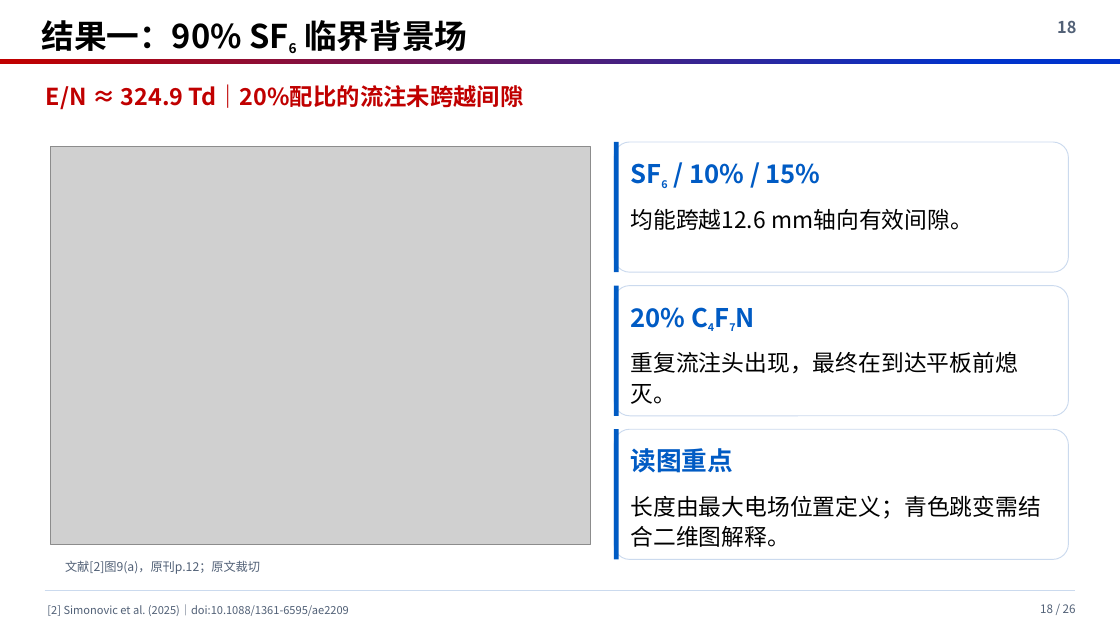
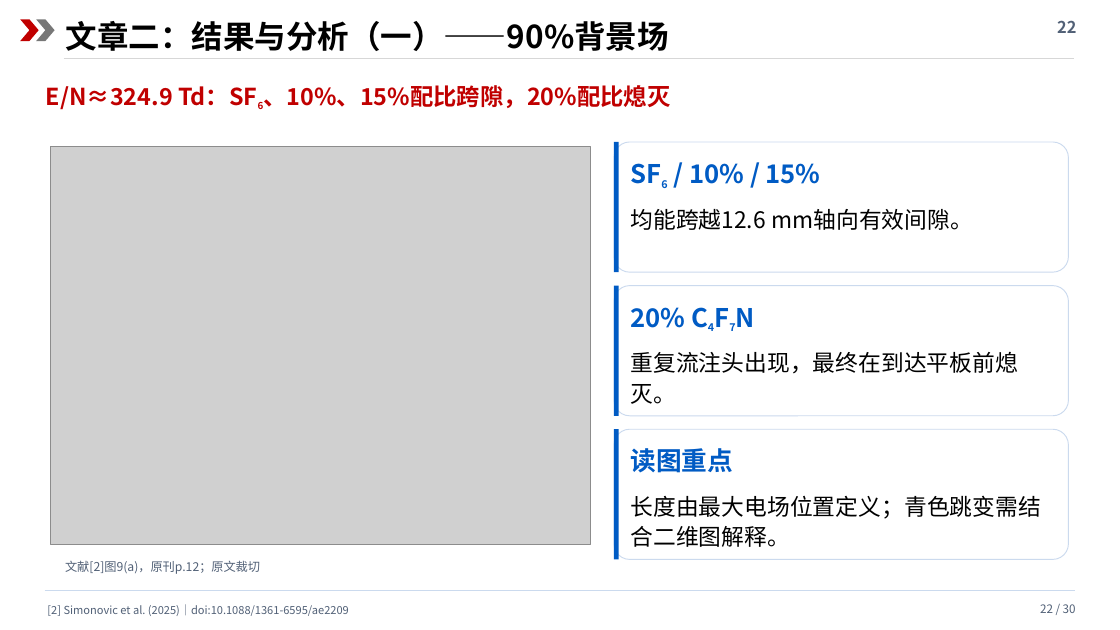
Before and after one commit to cass1223/cassbook, a slide deck: slide 22 of presentations/c4f7n/c4f7n_review.pptx (slide 18 before the commit). Drawn at 1120x630 pixels with LibreOffice and Linux fonts; fonts in the diff are those of the drawing; grey boxes stand for pictures. Boxes give left, top, right and bottom in pixels: in the first picture for what was removed or moved away, otherwise in the second. Text is boxed around its words. In the diff, an @@ line names an element or a change of style, - is before the commit and + after.

```diff
--- a/presentations/c4f7n/c4f7n_review.pptx
+++ b/presentations/c4f7n/c4f7n_review.pptx
@@ rectangle added at (0, 0, 1120, 71), fill #FFFFFF @@
@@ chevron added at (20, 19, 39, 41), fill #C00000 @@
@@ chevron added at (36, 19, 55, 41), fill #777777 @@
@@ text at (66, 21, 669, 51): text changed; size 28 to 27 pt @@
-结果一：90% SF6 临界背景场
+文章二：结果与分析（一）——90%背景场
@@ rectangle removed at (1008, 0, 1120, 55) @@
@@ text at (1057, 20, 1076, 33): text changed @@
-18
+22
@@ line added from (64, 58) to (1074, 58), #D7D7D7 0.7 pt @@
@@ text at (46, 85, 670, 110): text changed @@
-E/N ≈ 324.9 Td｜20%配比的流注未跨越间隙
+E/N≈324.9 Td：SF6、10%、15%配比跨隙，20%配比熄灭
@@ text at (1040, 604, 1076, 613): text changed @@
-18 / 26
+22 / 30
```
Also in this commit, not shown: 16 other slides changed, 13 slides added, 9 slides removed, 4 other files.
